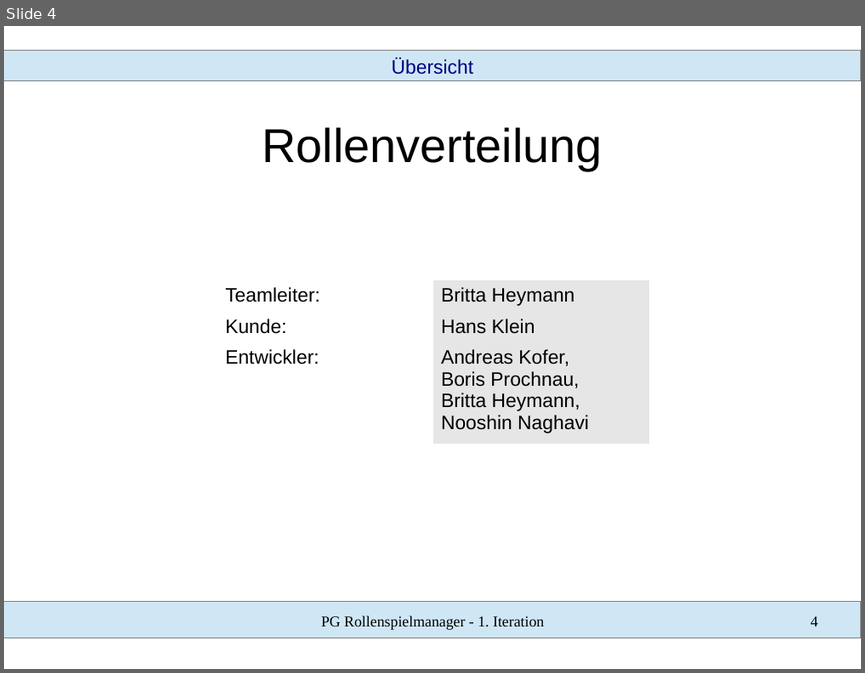
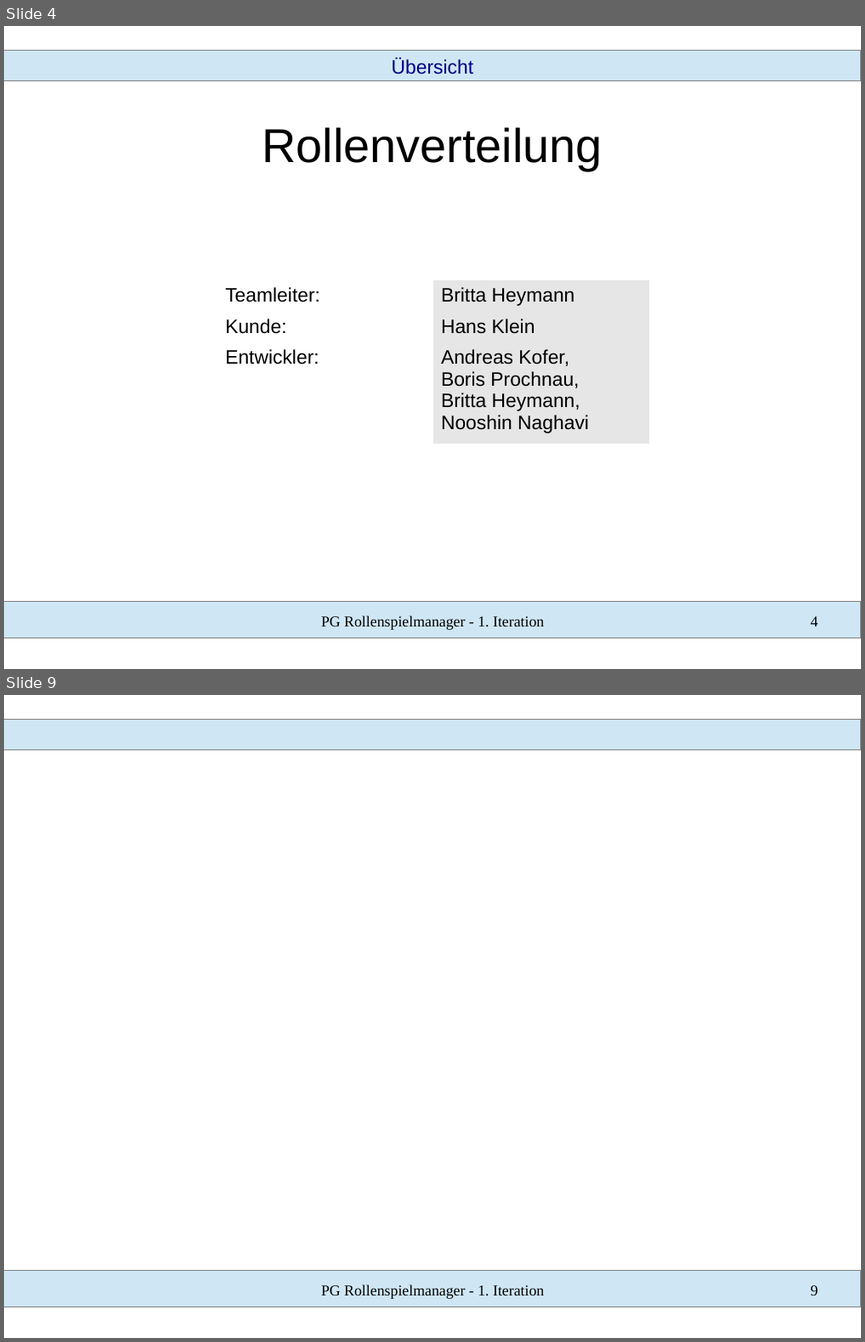
Before and after one commit to SWT-Projektgruppe-2015/Rollenspielmanager, a slide deck: Dokumente/01 Iteration/vortrag.odp. Shown one above the other, each under a label of ours: slide 4 before the commit, slides 4 and 9 after it; the slides between them are not shown. The pictures are 865x673 and 865x1342 pixels, drawn with LibreOffice and Linux fonts; fonts in the diff are those of the drawing. Boxes give left, top, right and bottom in pixels: in the first picture for what was removed or moved away, otherwise in the second. Text is boxed around its words. In the diff, an @@ line names an element or a change of style, - is before the commit and + after.

```diff
--- a/Dokumente/01 Iteration/vortrag.odp
+++ b/Dokumente/01 Iteration/vortrag.odp
@@ slide 9 added at [4, 695, 861, 1338], background #FFFFFF; not listed: 2 template elements that a slide beside it also shows @@
@@ text added at [321, 1284, 544, 1299], 14 pt, text #000000 @@
+PG Rollenspielmanager - 1. Iteration
@@ page number added at [811, 1285, 818, 1295], 14 pt, text #000000 @@
+9
```
Also in this commit, not shown: 1 slide changed, 3 other slides added.
